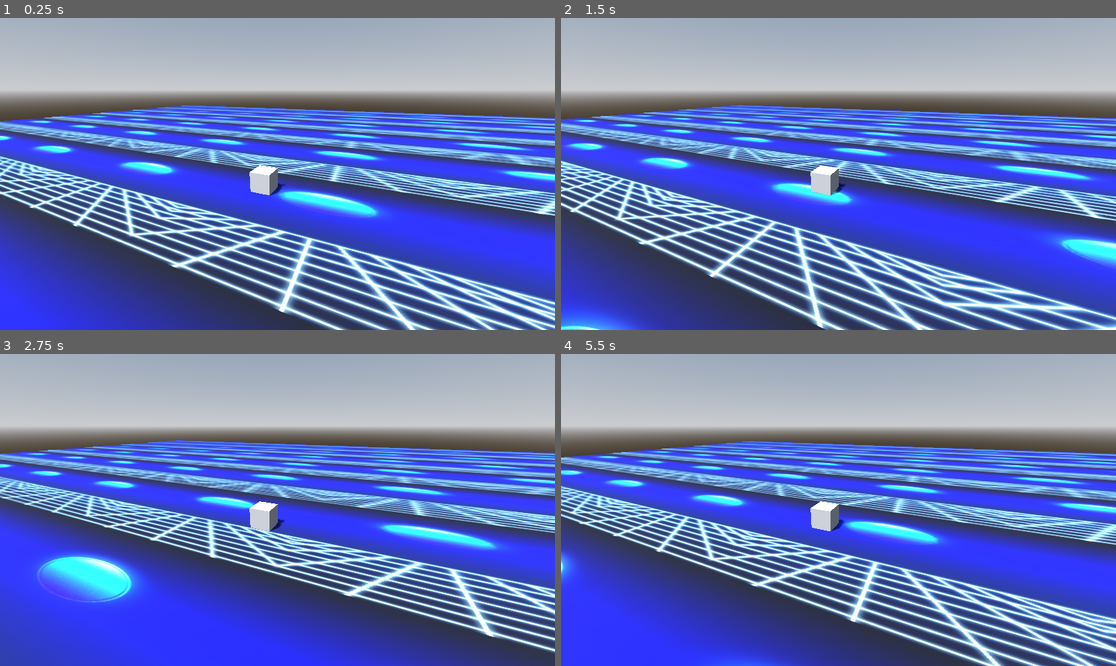
Above: before the commit, frames 1-4 (two rows, left to right).
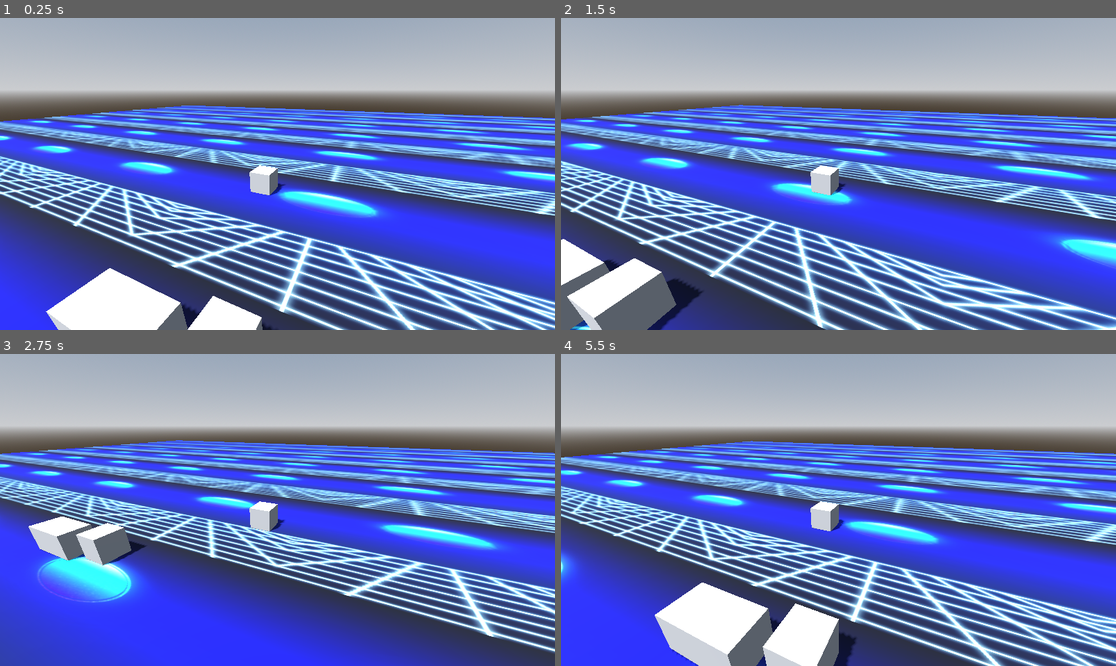
Above: after the commit, the same moments.

Repository: Username4D/rasterrun
Game: Godot game, scene res://scenes/demo_scene.tscn
Same seed, same stepped clock (60 frames per second), same inputs: the game is played once before the commit and once after it. Before the commit the project has no main scene; this scene is started directly in both runs.
Inputs:
- Up to frame 1 (0.25 s): no input
- Up to frame 2 (1.5 s): hold Right (ui_right) 0.53-1.28 s; hold Down (ui_down) from 1.28 s (still down)
- Up to frame 3 (2.75 s): release Down (ui_down) at 2.03 s; hold Right (ui_right) from 2.03 s (still down)
- Up to frame 4 (5.5 s): release Right (ui_right) at 2.78 s; hold Up (ui_up) 2.78-3.53 s; hold Left (ui_left) 3.53-5.03 s; hold Down (ui_down) from 5.03 s (still down)

The runs differ from the first frame. In frame 1, 4.4% of the frame differs, in the area x 8-50%, y 80-100%; in frame 2, 4.8%; in frame 3, 2.0%; in frame 4, 6.5%, in the area x 16-54%, y 73-100%.

Commit message:
added player character collisison

Diff:
--- a/project.godot
+++ b/project.godot
@@ -11,12 +11,17 @@
 [application]
 
 config/name="Rasterrun"
+run/main_scene="uid://cqf1pye3c1kvl"
 config/features=PackedStringArray("4.5")
 
 [editor_plugins]
 
 enabled=PackedStringArray("res://addons/godot_super-wakatime/plugin.cfg")
 
+[global_group]
+
+collidable=""
+
 [rendering]
 
 renderer/rendering_method="gl_compatibility"
--- a/scenes/demo_scene.tscn
+++ b/scenes/demo_scene.tscn
@@ -1,7 +1,8 @@
-[gd_scene load_steps=9 format=3 uid="uid://cqf1pye3c1kvl"]
+[gd_scene load_steps=10 format=3 uid="uid://cqf1pye3c1kvl"]
 
 [ext_resource type="Texture2D" uid="uid://ca0rwtwcwd4yh" path="res://assets/placeholder_texture.png" id="1_03k34"]
 [ext_resource type="PackedScene" uid="uid://bl7uumbime3mk" path="res://scenes/player.tscn" id="2_ba4t3"]
+[ext_resource type="PackedScene" uid="uid://ch3gpdhfoyjbm" path="res://scenes/wall.tscn" id="3_0ekuu"]
 
 [sub_resource type="ProceduralSkyMaterial" id="ProceduralSkyMaterial_ba4t3"]
 sky_horizon_color = Color(0.66224277, 0.6717428, 0.6867428, 1)
@@ -45,3 +46,12 @@
 
 [node name="player" parent="StaticBody3D" instance=ExtResource("2_ba4t3")]
 transform = Transform3D(1, 0, 0, 0, 1, 0, 0, 0, 1, 2.4107857, 1, 5.3870583)
+
+[node name="wall" parent="StaticBody3D" instance=ExtResource("3_0ekuu")]
+transform = Transform3D(1, 0, 0, 0, 1, 0, 0, 0, 1, 2.4468706, 1, -0.32570577)
+
+[node name="wall2" parent="StaticBody3D" instance=ExtResource("3_0ekuu")]
+transform = Transform3D(1, 0, 0, 0, 1, 0, 0, 0, 1, 1.4468706, 1, -0.32570577)
+
+[node name="wall3" parent="StaticBody3D" instance=ExtResource("3_0ekuu")]
+transform = Transform3D(1, 0, 0, 0, 1, 0, 0, 0, 1, 0, 1, 0)
--- a/scenes/player.tscn
+++ b/scenes/player.tscn
@@ -1,10 +1,13 @@
-[gd_scene load_steps=4 format=3 uid="uid://bl7uumbime3mk"]
+[gd_scene load_steps=5 format=3 uid="uid://bl7uumbime3mk"]
 
 [ext_resource type="Script" uid="uid://cra6mwlhwevg5" path="res://scripts/player.gd" id="1_3vyb7"]
 
 [sub_resource type="BoxMesh" id="BoxMesh_u8vuu"]
 
 [sub_resource type="BoxShape3D" id="BoxShape3D_3vyb7"]
+
+[sub_resource type="BoxShape3D" id="BoxShape3D_g2els"]
+size = Vector3(1, 1, 0.05)
 
 [node name="player" type="CharacterBody3D"]
 script = ExtResource("1_3vyb7")
@@ -15,8 +18,13 @@
 [node name="CollisionShape3D" type="CollisionShape3D" parent="."]
 shape = SubResource("BoxShape3D_3vyb7")
 
-[node name="RayCast3D" type="RayCast3D" parent="."]
-target_position = Vector3(0, 0, 0.75)
+[node name="front" type="Area3D" parent="."]
+
+[node name="CollisionShape3D" type="CollisionShape3D" parent="front"]
+transform = Transform3D(1, 0, 0, 0, 1, 0, 0, 0, 1, 0, 0, 0.525)
+shape = SubResource("BoxShape3D_g2els")
 
 [node name="Camera3D" type="Camera3D" parent="."]
 transform = Transform3D(-0.9238795, 0.14644665, -0.3535534, 0, 0.9238795, 0.38268346, 0.3826835, 0.3535534, -0.85355335, -4, 4, -8)
+
+[connection signal="body_entered" from="front" to="." method="_on_front_body_entered"]
--- /dev/null
+++ b/scenes/wall.tscn
@@ -0,0 +1,13 @@
+[gd_scene load_steps=3 format=3 uid="uid://ch3gpdhfoyjbm"]
+
+[sub_resource type="BoxMesh" id="BoxMesh_uvhfp"]
+
+[sub_resource type="BoxShape3D" id="BoxShape3D_wykyb"]
+
+[node name="wall" type="StaticBody3D" groups=["collidable"]]
+
+[node name="MeshInstance3D" type="MeshInstance3D" parent="."]
+mesh = SubResource("BoxMesh_uvhfp")
+
+[node name="CollisionShape3D" type="CollisionShape3D" parent="."]
+shape = SubResource("BoxShape3D_wykyb")
--- a/scripts/player.gd
+++ b/scripts/player.gd
@@ -2,17 +2,28 @@
 
 var movement_direction = Vector3(0,0,1)
 var speed = 280
+var movement_rotation = 0
 
 func _input(event: InputEvent) -> void:
 	if Input.is_action_just_pressed("ui_up"):
+		movement_rotation = -90
 		movement_direction = Vector3(0,0,1)
 	elif Input.is_action_just_pressed("ui_right"):
+		movement_rotation = -180
 		movement_direction = Vector3(-1,0,0)
 	elif Input.is_action_just_pressed("ui_down"):
+		movement_rotation = 90
 		movement_direction = Vector3(0,0,-1)
 	elif Input.is_action_just_pressed("ui_left"):
+		movement_rotation = 0
 		movement_direction = Vector3(1,0,0)
 
+	$front.rotation_degrees.y = movement_rotation + 90
 func _physics_process(delta: float) -> void:
 	velocity = movement_direction * speed * delta
 	self.move_and_slide()
+
+
+func _on_front_body_entered(body: Node3D) -> void:
+	if body.is_in_group("collidable"):
+		self.speed = 0
